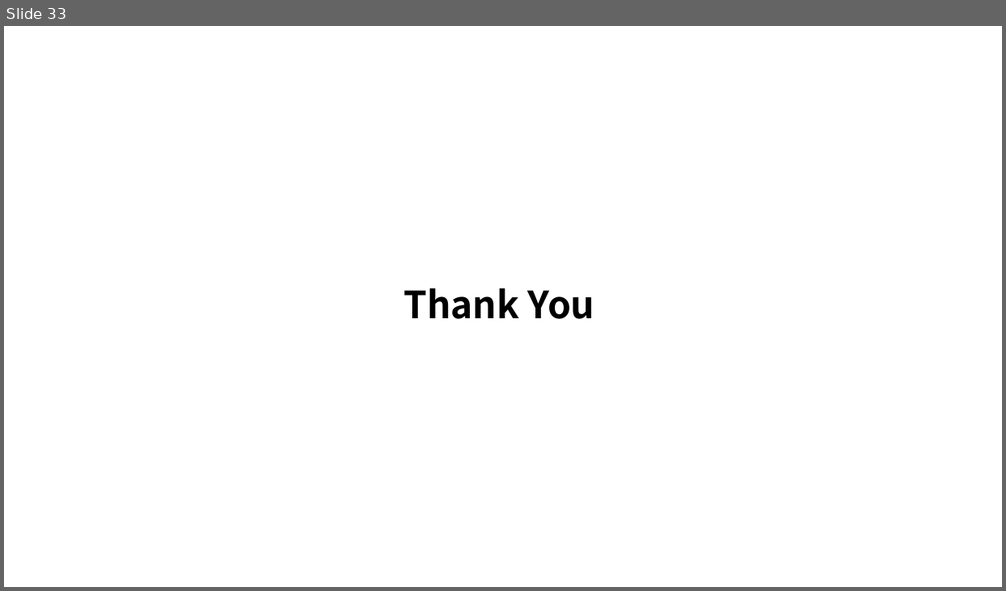
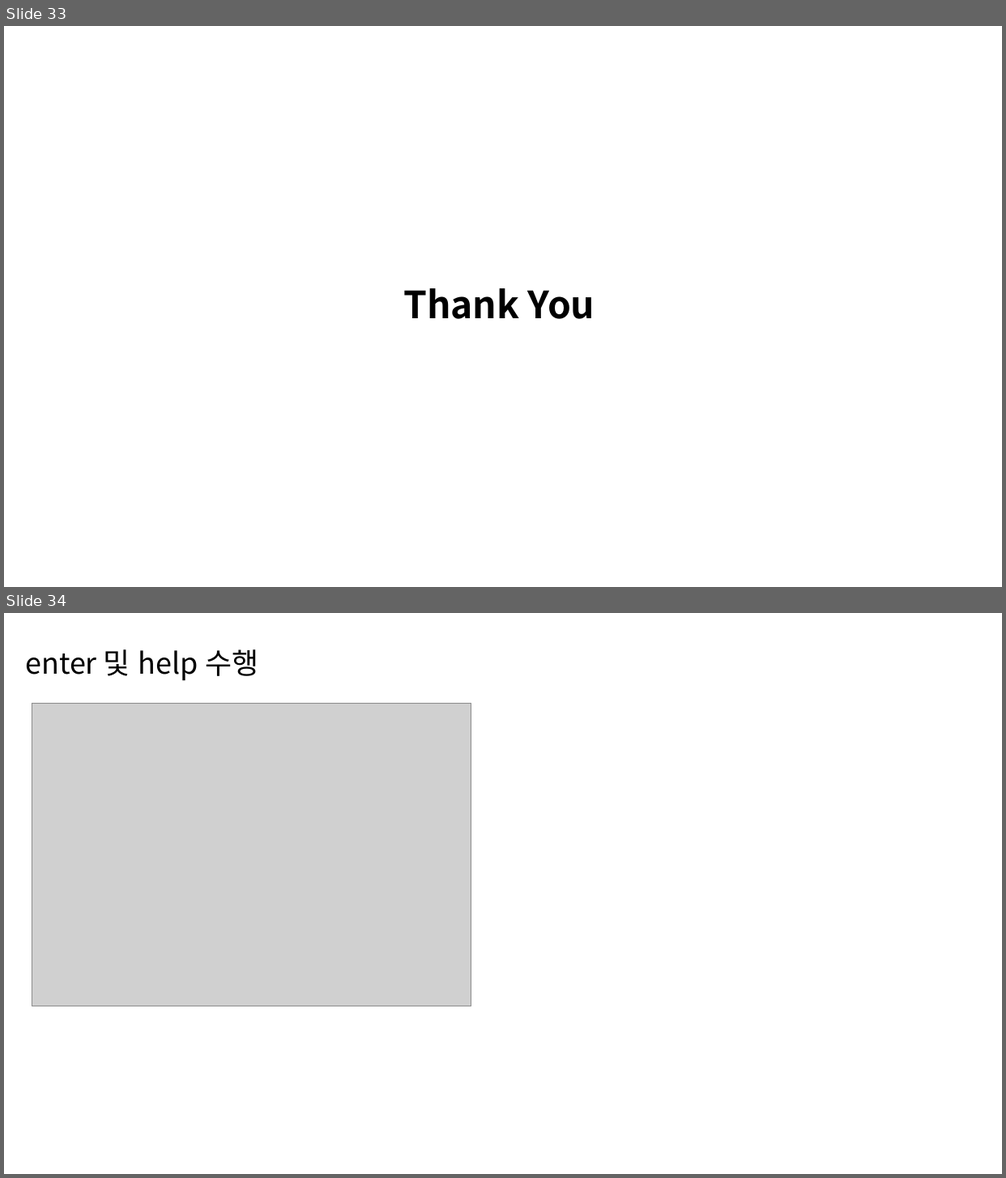
Before and after one commit to son0hwan/SSDSimulator, a slide deck: 250711_CRA_B팀발표.pptx. Shown one above the other, each under a label of ours: slide 33 before the commit, slides 33 and 34 after it. The pictures are 1006x591 and 1006x1178 pixels, drawn with LibreOffice and Linux fonts; fonts in the diff are those of the drawing; grey boxes stand for pictures. Boxes give left, top, right and bottom in pixels: in the first picture for what was removed or moved away, otherwise in the second. Text is boxed around its words. In the diff, an @@ line names an element or a change of style, - is before the commit and + after.

```diff
--- a/250711_CRA_B팀발표.pptx
+++ b/250711_CRA_B팀발표.pptx
@@ slide 34 added at [4, 613, 1002, 1174], background #FFFFFF @@
@@ text added at [25, 649, 258, 681], 28 pt, text #000000 @@
+enter 및 help 수행
@@ picture added at [32, 703, 471, 1007] @@
```
Also in this commit, not shown: 14 other slides added.
